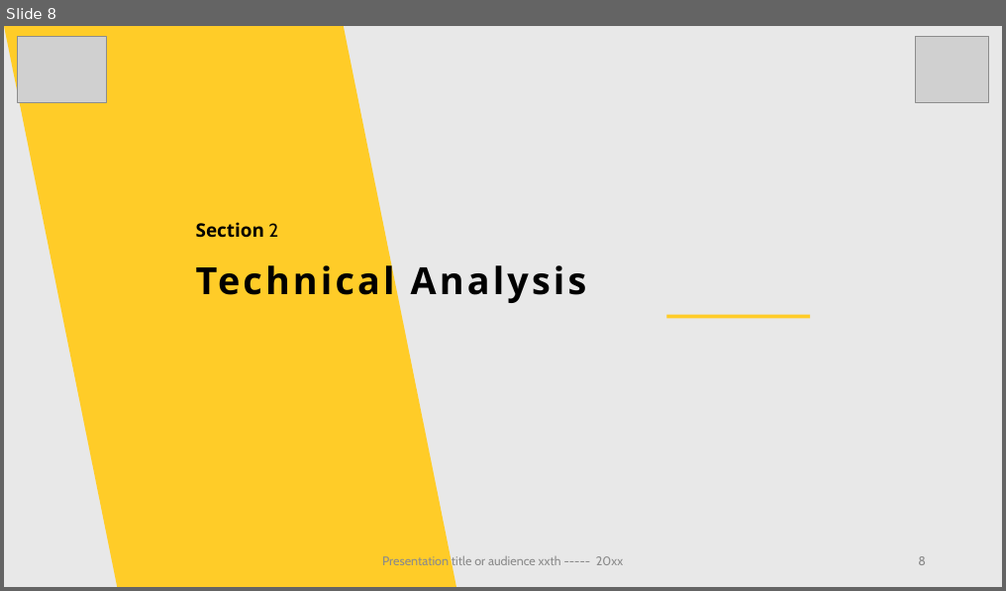
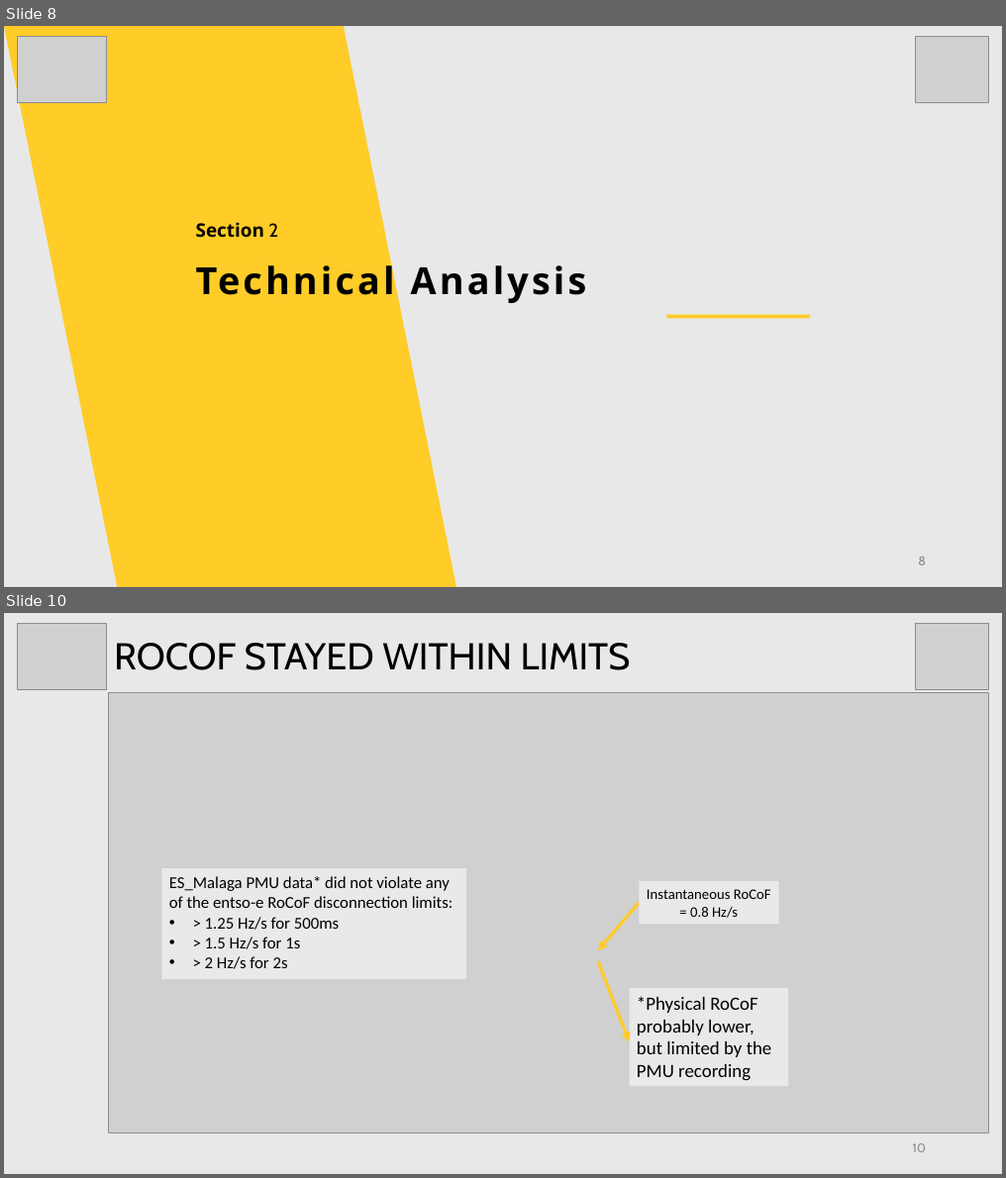
Before and after one commit to brmurray/apagon_april28, a slide deck: reports/Apragon_April28.pptx. Shown one above the other, each under a label of ours: slide 8 before the commit, slides 8 and 10 after it; the slides between them are not shown. The pictures are 1006x591 and 1006x1178 pixels, drawn with LibreOffice and Linux fonts; fonts in the diff are those of the drawing; grey boxes stand for pictures. Boxes give left, top, right and bottom in pixels: in the first picture for what was removed or moved away, otherwise in the second. Text is boxed around its words. In the diff, an @@ line names an element or a change of style, - is before the commit and + after.

Commit message:
rocof analysis

```diff
--- a/reports/Apragon_April28.pptx
+++ b/reports/Apragon_April28.pptx
@@ slide 10 added at [4,613,1002,1174], background #E3E3E3 at 80% opacity @@
@@ picture added at [17,623,107,689] @@
@@ picture added at [915,623,989,689] @@
@@ title added at [114,643,631,670], 36 pt, text #000000 @@
+ROCOF STAYED WITHIN LIMITS
@@ picture added at [108,693,989,1134] @@
@@ rectangle added at [162,869,466,980], fill #E9E9E9, 16 pt, text #000000 @@
+ES_Malaga PMU data* did not violate any of the entso-e RoCoF disconnection limits:
+• > 1.25 Hz/s for 500ms
+• > 1.5 Hz/s for 1s
+• > 2 Hz/s for 2s
@@ arrow added from (639, 903) to (598, 951), #FFCC28 3 pt @@
@@ rectangle added at [639,881,779,924], fill #E9E9E9, 14 pt, text #000000 @@
+Instantaneous RoCoF = 0.8 Hz/s
@@ arrow added from (598, 961) to (629, 1042), #FFCC28 3 pt @@
@@ rectangle added at [629,988,788,1086], fill #E9E9E9, 18 pt, text #000000 @@
+*Physical RoCoF probably lower, but limited by the PMU recording
@@ page number added at [913,1144,926,1153], 12 pt, text #898989 @@
+10
@@ slide 8 changed as well @@
@@ text removed at [382,557,624,569] @@
-Presentation title or audience xxth ----- 20xx
```
Also in this commit, not shown: 12 other slides changed, 1 other slide added, 12 other files.
